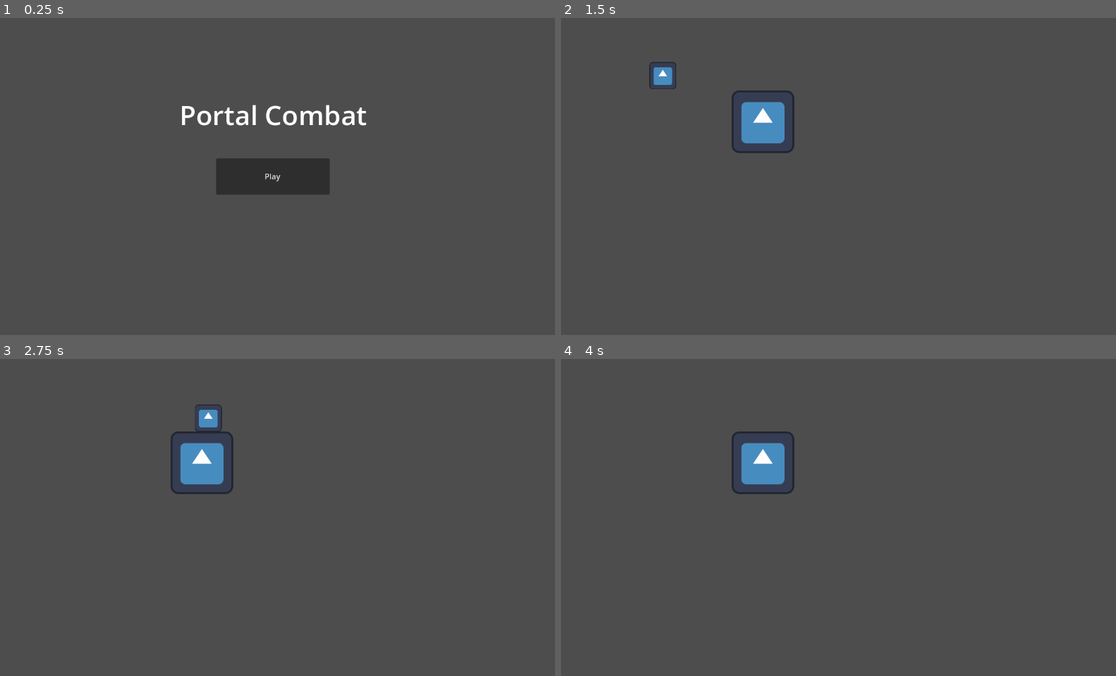
Above: before the commit, frames 1-4 (two rows, left to right).
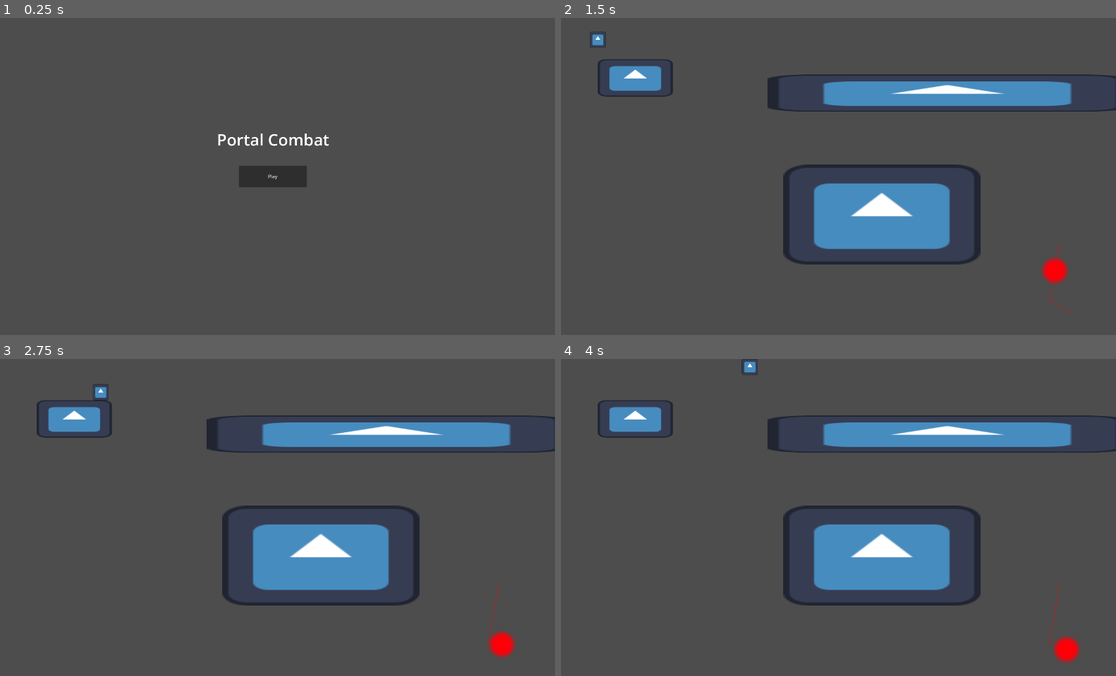
Above: after the commit, the same moments.

Repository: Atticus-Atticus/Portal-Combat
Game: Godot game, scene res://Scenes/MainMenu.tscn
The game is run twice, just before and just after one commit, with the same random seed, the same clock (stepped at 60 frames per second) and the same inputs. The project has no main scene, so this scene is started directly. The engine's default icon, where the game draws it, is replaced by a stand-in: a white triangle on a blue panel in a dark square.
Inputs:
- Up to frame 1 (0.25 s): no input
- Up to frame 2 (1.5 s): click "Play" at 0.5 s; hold D (RIGHT) from 1.28 s (still down)
- Up to frame 3 (2.75 s): release D (RIGHT) at 2.03 s; hold S (DOWN) from 2.03 s (still down)
- Up to frame 4 (4 s): release S (DOWN) at 2.78 s; hold D (RIGHT) 2.78-3.53 s; hold W (UP) from 3.53 s (still down)

The runs differ from the first frame. In frame 1, 2.6% of the frame differs, in the area x 32-67%, y 27-56%; in frame 2, 13%; in frame 3, 14%, in the area x 6-100%, y 8-95%; in frame 4, 13%.

Commit message:
Second
Added a simple enemy AI that picks a random spot and then uses pathfinding to move over to it

Diff:
--- a/NPCs/Enemy.tscn
+++ b/NPCs/Enemy.tscn
@@ -1,8 +1,23 @@
-[gd_scene load_steps=2 format=3 uid="uid://cuq0ca686uv0l"]
+[gd_scene load_steps=4 format=3 uid="uid://cuq0ca686uv0l"]
 
 [ext_resource type="Texture2D" uid="uid://cu3mbypulpdr3" path="res://NPCs/EnemyPlaceHolder.png" id="1_5bf7h"]
+[ext_resource type="Script" path="res://Scripts/enemy_AI.gd" id="1_ehxeh"]
+
+[sub_resource type="CircleShape2D" id="CircleShape2D_corci"]
+radius = 39.0
 
 [node name="Enemy" type="CharacterBody2D"]
+script = ExtResource("1_ehxeh")
 
 [node name="EnemyPlaceHolder" type="Sprite2D" parent="."]
 texture = ExtResource("1_5bf7h")
+
+[node name="CollisionShape2D" type="CollisionShape2D" parent="."]
+position = Vector2(-0.5, 0)
+shape = SubResource("CircleShape2D_corci")
+
+[node name="NavigationAgent2D" type="NavigationAgent2D" parent="."]
+path_desired_distance = 40.0
+target_desired_distance = 20.0
+path_postprocessing = 1
+debug_enabled = true
--- /dev/null
+++ b/Player/player.tscn
@@ -0,0 +1,19 @@
+[gd_scene load_steps=4 format=3 uid="uid://ct3wrf4v06xlx"]
+
+[ext_resource type="Script" path="res://Scripts/player_controls_script.gd" id="1_cwp1e"]
+[ext_resource type="Texture2D" uid="uid://b1dycvt76lblu" path="res://icon.svg" id="2_w0ygb"]
+
+[sub_resource type="RectangleShape2D" id="RectangleShape2D_f04mm"]
+size = Vector2(53, 54)
+
+[node name="Player" type="CharacterBody2D"]
+script = ExtResource("1_cwp1e")
+
+[node name="CollisionShape2D" type="CollisionShape2D" parent="."]
+position = Vector2(0.5, 0)
+shape = SubResource("RectangleShape2D_f04mm")
+
+[node name="Icon" type="Sprite2D" parent="."]
+position = Vector2(1, 0)
+scale = Vector2(0.429688, 0.429688)
+texture = ExtResource("2_w0ygb")
--- a/Scenes/TestLevel.tscn
+++ b/Scenes/TestLevel.tscn
@@ -1,34 +1,75 @@
-[gd_scene load_steps=5 format=3 uid="uid://i12xgox118vy"]
+[gd_scene load_steps=8 format=3 uid="uid://i12xgox118vy"]
 
-[ext_resource type="Script" path="res://Scripts/player_controls_script.gd" id="1_lc62b"]
+[ext_resource type="PackedScene" uid="uid://ct3wrf4v06xlx" path="res://Player/player.tscn" id="2_0ko54"]
 [ext_resource type="Texture2D" uid="uid://b1dycvt76lblu" path="res://icon.svg" id="2_psq52"]
+[ext_resource type="PackedScene" uid="uid://cuq0ca686uv0l" path="res://NPCs/Enemy.tscn" id="3_fs1s5"]
+
+[sub_resource type="NavigationPolygon" id="NavigationPolygon_i0qel"]
+vertices = PackedVector2Array(1494.21, 867.938, 1895.09, 1052.02, 24.0469, 1056.97, 775.289, 872.063, 1901.9, 339.039, 1485.79, 473.961, 714.258, 344.039, 763.703, 477.039, 709.727, 172.063, 438.617, 287, 428.422, 117.031, 29.9375, 21.0078, 1895.06, 22.9766, 1895.93, 165.047, 131.203, 115.961, 127.797, 287)
+polygons = Array[PackedInt32Array]([PackedInt32Array(0, 1, 2, 3), PackedInt32Array(4, 1, 0, 5), PackedInt32Array(6, 4, 5, 7), PackedInt32Array(8, 6, 9, 10), PackedInt32Array(11, 12, 13, 8, 10), PackedInt32Array(11, 10, 14), PackedInt32Array(2, 11, 14, 15), PackedInt32Array(7, 3, 2, 15, 9, 6)])
+outlines = Array[PackedVector2Array]([PackedVector2Array(20, 11, 1905, 13, 1906, 175, 720, 182, 724, 334, 1912, 329, 1905, 1062, 14, 1067), PackedVector2Array(141, 126, 138, 277, 428, 277, 419, 127), PackedVector2Array(774, 487, 785, 862, 1484, 858, 1476, 484)])
+
+[sub_resource type="RectangleShape2D" id="RectangleShape2D_egk5i"]
+size = Vector2(55.0056, 20)
+
+[sub_resource type="RectangleShape2D" id="RectangleShape2D_i6s0x"]
+size = Vector2(20, 1080.5)
 
 [sub_resource type="RectangleShape2D" id="RectangleShape2D_dcfyn"]
 size = Vector2(128, 128)
 
-[sub_resource type="RectangleShape2D" id="RectangleShape2D_j1le7"]
-size = Vector2(53, 54)
-
 [node name="Node2D" type="Node2D"]
 
+[node name="NavigationRegion2D" type="NavigationRegion2D" parent="."]
+navigation_polygon = SubResource("NavigationPolygon_i0qel")
+
 [node name="StaticBody2D" type="StaticBody2D" parent="."]
-position = Vector2(431, 212)
+position = Vector2(-98, 74)
 
-[node name="CollisionShape2D" type="CollisionShape2D" parent="StaticBody2D"]
+[node name="NorthWall" type="CollisionShape2D" parent="StaticBody2D"]
+position = Vector2(1058.2, -84)
+scale = Vector2(35.64, 1)
+shape = SubResource("RectangleShape2D_egk5i")
+
+[node name="EastWall" type="CollisionShape2D" parent="StaticBody2D"]
+position = Vector2(2028, 466)
+shape = SubResource("RectangleShape2D_i6s0x")
+
+[node name="SouthWall" type="CollisionShape2D" parent="StaticBody2D"]
+position = Vector2(1058, 1016)
+scale = Vector2(35.64, 1)
+shape = SubResource("RectangleShape2D_egk5i")
+
+[node name="WestWall" type="CollisionShape2D" parent="StaticBody2D"]
+position = Vector2(88, 465.75)
+shape = SubResource("RectangleShape2D_i6s0x")
+
+[node name="TempBox" type="CollisionShape2D" parent="StaticBody2D"]
+position = Vector2(382, 130)
+scale = Vector2(2, 1)
 shape = SubResource("RectangleShape2D_dcfyn")
 
-[node name="Icon" type="Sprite2D" parent="StaticBody2D"]
+[node name="Icon" type="Sprite2D" parent="StaticBody2D/TempBox"]
 texture = ExtResource("2_psq52")
 
-[node name="CharacterBody2D" type="CharacterBody2D" parent="."]
-position = Vector2(143, 118)
-script = ExtResource("1_lc62b")
+[node name="TempBox2" type="CollisionShape2D" parent="StaticBody2D"]
+position = Vector2(1221, 596)
+scale = Vector2(5.24083, 2.65521)
+shape = SubResource("RectangleShape2D_dcfyn")
 
-[node name="CollisionShape2D" type="CollisionShape2D" parent="CharacterBody2D"]
-position = Vector2(0.5, 0)
-shape = SubResource("RectangleShape2D_j1le7")
+[node name="Icon" type="Sprite2D" parent="StaticBody2D/TempBox2"]
+texture = ExtResource("2_psq52")
 
-[node name="Icon" type="Sprite2D" parent="CharacterBody2D"]
-position = Vector2(1, 0)
-scale = Vector2(0.429688, 0.429688)
+[node name="TempBox3" type="CollisionShape2D" parent="StaticBody2D"]
+position = Vector2(1444, 182)
+scale = Vector2(9.55917, 0.992059)
+shape = SubResource("RectangleShape2D_dcfyn")
+
+[node name="Icon" type="Sprite2D" parent="StaticBody2D/TempBox3"]
 texture = ExtResource("2_psq52")
+
+[node name="Player" parent="." instance=ExtResource("2_0ko54")]
+position = Vector2(73, 74)
+
+[node name="Enemy" parent="." instance=ExtResource("3_fs1s5")]
+position = Vector2(1728, 772)
--- /dev/null
+++ b/Scripts/enemy_AI.gd
@@ -0,0 +1,41 @@
+extends CharacterBody2D
+
+@onready var agent: NavigationAgent2D = $NavigationAgent2D
+
+@export var speed = 100
+@export var wander_radius = 300
+@export var wait_time = 2
+
+var waiting = false
+
+func _ready() -> void:
+	_pick_destination()
+
+func _physics_process(delta: float) -> void:
+	if waiting:
+		return
+
+	var next_destination = agent.get_next_path_position()
+
+	var direction = (next_destination - global_position).normalized()
+	velocity = direction * speed
+	move_and_slide()
+
+	if agent.is_navigation_finished():
+		_wait_timer()
+
+func _pick_destination():
+	var random = Vector2(
+		randf_range(-wander_radius, wander_radius),
+		randf_range(-wander_radius, wander_radius)
+	)
+	var new_target = global_position + random
+
+	agent.set_target_position(new_target)
+
+func _wait_timer():
+	waiting = true
+	velocity = Vector2.ZERO
+	await get_tree().create_timer(wait_time).timeout
+	waiting = false
+	_pick_destination()
--- a/project.godot
+++ b/project.godot
@@ -16,6 +16,8 @@
 
 [display]
 
+window/size/viewport_width=1920
+window/size/viewport_height=1080
 window/size/mode=3
 window/stretch/mode="viewport"
 
Binary file added: Temp Textures/StaticBackground.png
Not shown, added: Temp Textures/StaticBackground.png.import
Binary file added: Temp Textures/TempPurple.png
Not shown, added: Temp Textures/TempPurple.png.import
Binary file added: Temp Textures/TempTextureBlue.png
Not shown, added: Temp Textures/TempTextureBlue.png.import
Binary file added: Temp Textures/TempTextureGreen.png
Not shown, added: Temp Textures/TempTextureGreen.png.import
Binary file added: Temp Textures/TempTextureRed.png
Not shown, added: Temp Textures/TempTextureRed.png.import
